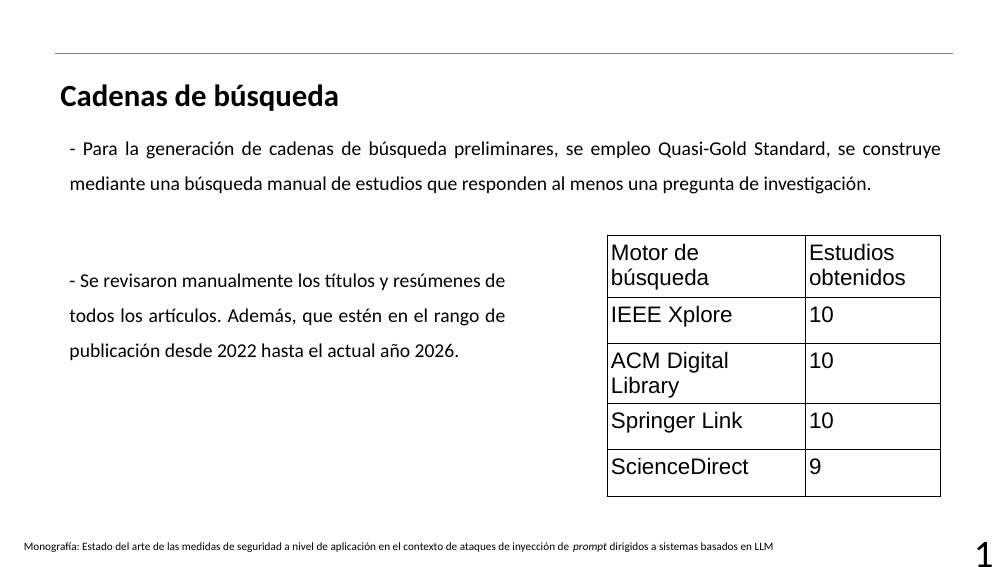
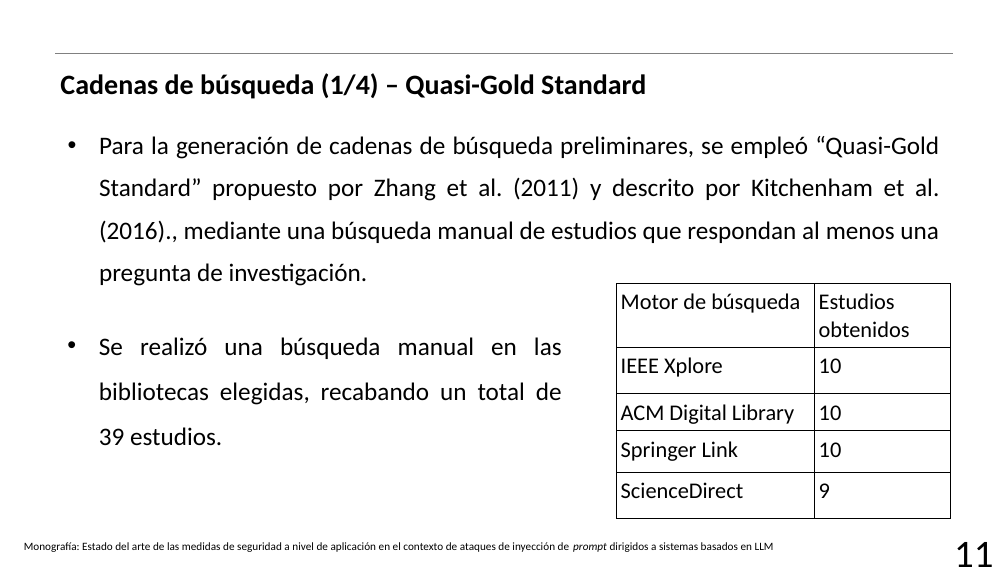
Before and after one commit to AJRx26/semestreVII, a slide deck: slide 12 of proyectoguiado/protocoloRSL/18(RSL)_NunezSanchezAbraham.pptx (slide 11 before the commit). Drawn at 1008x567 pixels with LibreOffice and Linux fonts; fonts in the diff are those of the drawing; background and template pictures are left out. Boxes give left, top, right and bottom in pixels: in the first picture for what was removed or moved away, otherwise in the second. Text is boxed around its words. In the diff, an @@ line names an element or a change of style, - is before the commit and + after.

```diff
--- a/proyectoguiado/protocoloRSL/18(RSL)_NunezSanchezAbraham.pptx
+++ b/proyectoguiado/protocoloRSL/18(RSL)_NunezSanchezAbraham.pptx
@@ title at [60,73,646,99]: text changed; size 22 to 20 pt @@
-Cadenas de búsqueda
+Cadenas de búsqueda (1/4) – Quasi-Gold Standard
@@ text at [99,136,939,286]: text changed; size 14 to 18 pt @@
-- Para la generación de cadenas de búsqueda preliminares, se empleo Quasi-Gold Standard, se construye mediante una búsqueda manual de estudios que responden al menos una pregunta de investigación.
+• Para la generación de cadenas de búsqueda preliminares, se empleó “Quasi-Gold Standard” propuesto por Zhang et al. (2011) y descrito por Kitchenham et al. (2016)., mediante una búsqueda manual de estudios que respondan al menos una pregunta de investigación.
@@ table at [617,283,951,518] @@
@@ font Arial to Calibri @@
@@ table: place and size @@
-table at [607,235,940,496]
+table at [617,283,951,518]
@@ text at [99,337,562,446]: text changed; size 14 to 18 pt @@
-- Se revisaron manualmente los títulos y resúmenes de todos los artículos. Además, que estén en el rango de publicación desde 2022 hasta el actual año 2026.
+• Se realizó una búsqueda manual en las bibliotecas elegidas, recabando un total de 39 estudios.
@@ text at [943,523,1004,566]: text changed @@
-1
+11
```
Also in this commit, not shown: 16 other slides changed, 6 slides added, 1 slide removed, 5 other files.
